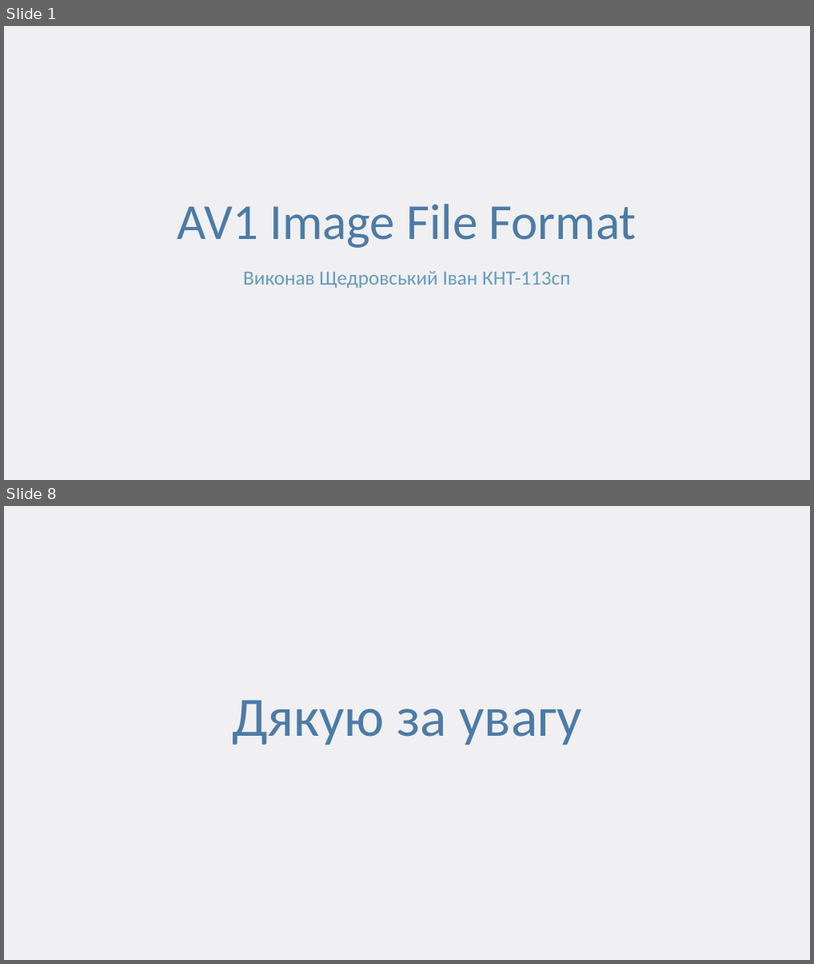
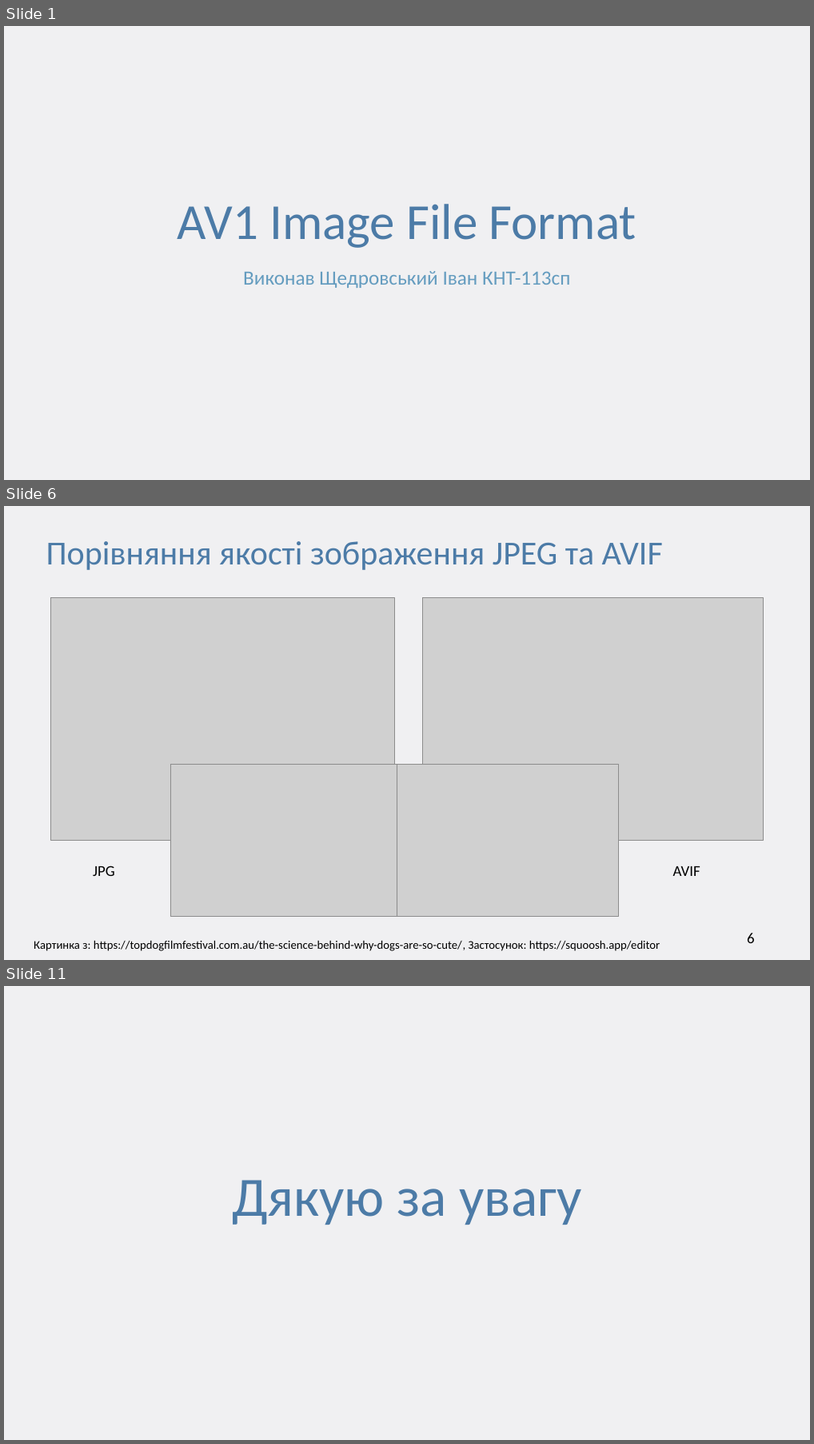
Before and after one commit to ltlaitoff/university-4, a slide deck: graphics/AVIF Computer Graphics.pptx. Shown one above the other, each under a label of ours: slides 1 and 8 before the commit, slides 1, 6 and 11 after it; the slides between them are not shown. The pictures are 814x964 and 814x1444 pixels, drawn with LibreOffice and Linux fonts; fonts in the diff are those of the drawing; grey boxes stand for pictures; background and template pictures are left out. Boxes give left, top, right and bottom in pixels: in the first picture for what was removed or moved away, otherwise in the second. Text is boxed around its words. In the diff, an @@ line names an element or a change of style, - is before the commit and + after.

Commit message:
Graphics AVIF

```diff
--- a/graphics/AVIF Computer Graphics.pptx
+++ b/graphics/AVIF Computer Graphics.pptx
@@ slide 6 added at box(4, 506, 810, 960), background #F0F0F2 @@
@@ text added at box(46, 541, 663, 570), 40 pt, text #4C7BA7 @@
+Порівняння якості зображення JPEG та AVIF
@@ picture added at box(51, 597, 394, 840) @@
@@ picture added at box(422, 597, 763, 840) @@
@@ picture added at box(170, 764, 398, 916) @@
@@ picture added at box(398, 764, 619, 916) @@
@@ text added at box(93, 865, 115, 876), 18 pt, text #000000 @@
+JPG
@@ text added at box(674, 866, 701, 876), 18 pt, text #000000 @@
+AVIF
@@ page number added at box(747, 932, 755, 943), 18 pt, text #000000 @@
+6
@@ text added at box(34, 940, 660, 951), 14 pt, text #000000 @@
+Картинка з: https://topdogfilmfestival.com.au/the-science-behind-why-dogs-are-so-cute/, Застосунок: https://squoosh.app/editor
@@ what was slide 8 is now slide 11 @@
```
Also in this commit, not shown: 5 slides changed, 3 other slides added, 1 slide removed, 1 other file.
